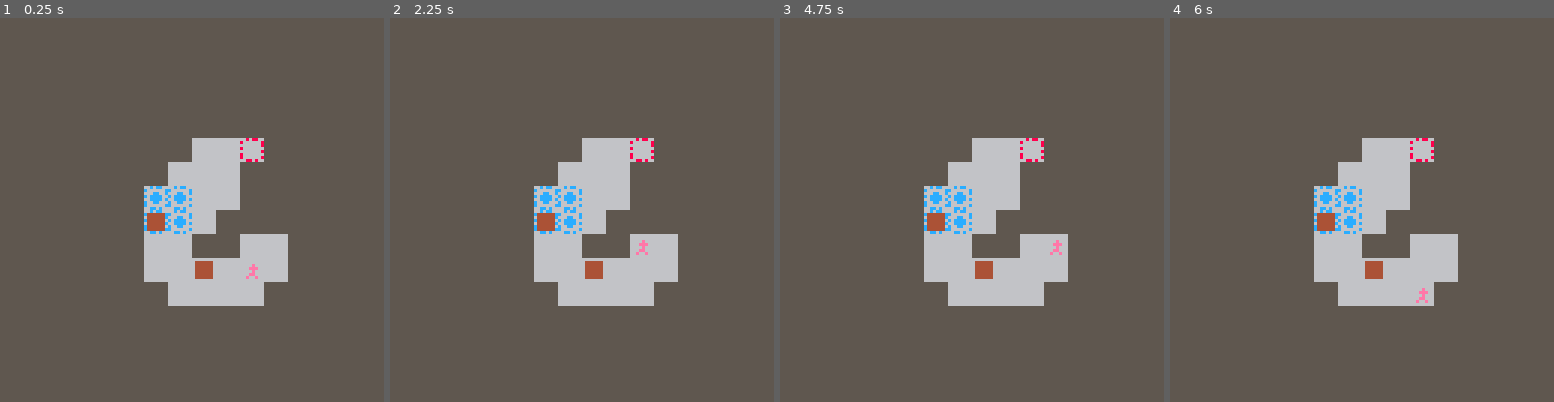
Above: before the commit, frames 1-4 (left to right).
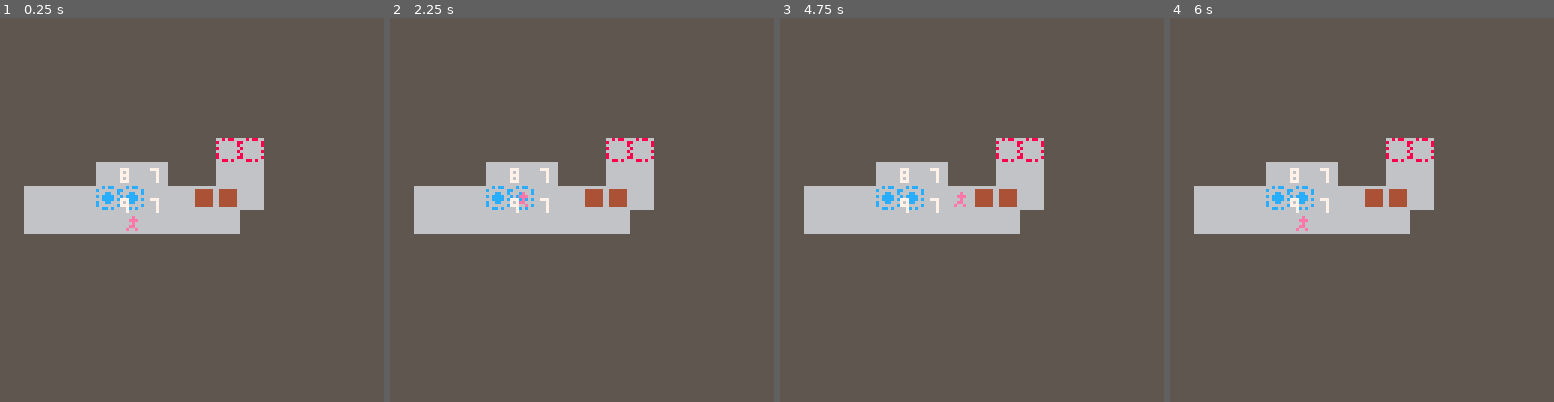
Above: after the commit, the same moments.

Repository: harryhartley/GMTKJam21
Game: PICO-8 cartridge jam.p8
Same seed, same stepped clock (60 frames per second), same inputs: the game is played once before the commit and once after it.
Inputs:
- Up to frame 1 (0.25 s): no input
- Up to frame 2 (2.25 s): tap X (X key) at 0.33, 1.07, 1.85 s; tap O (Z key) at 0.7, 1.7, 2.1 s; hold Right 1.6-2.1 s; hold Up from 2.15 s (still down)
- Up to frame 3 (4.75 s): release Up at 2.42 s; hold Right 2.47-3.03 s; tap O (Z key) every 0.4 s from 2.5 to 4.5 s; tap X (X key) at 2.97, 4.08 s; hold Left 3.08-3.58 s; hold Down 3.63-3.97 s; hold Right 4.02-4.68 s; hold Up from 4.73 s (still down)
- Up to frame 4 (6 s): tap O (Z key) at 4.9, 5.3, 5.7 s; release Up at 5.03 s; hold Left 5.08-5.68 s; tap X (X key) at 5.2 s; hold Down from 5.73 s (still down)

The runs differ from the first frame. In frame 1, 14% of the frame differs, in the area x 6-75%, y 31-75%; in frame 2, 14%; in frame 3, 14%; in frame 4, 14%.

Commit message:
fix bond pushing

Diff:
--- a/jam.p8
+++ b/jam.p8
@@ -5,8 +5,8 @@
 
 function _init()
 	t=0
-	nolevels=2
-	state=1
+	nolevels=3
+	state=2
 	dir={{-1,0},{1,0},{0,-1},{0,1}}
 	currentplayer={}
 	currentobjects={}
@@ -14,6 +14,7 @@
 	bonds={}
  l0={133,135,151}
  l1={170,134,168}
+ l2={133,120,121}
  loadlevel(state)
 end
 
@@ -81,6 +82,10 @@
 		 print(num,i*10,k*10,7)
 		end
 	end
+	for k,object in pairs(currentobjects) do
+		print(object.x,40,40+(10*k),7)
+		print(object.y,50,40+(10*k),7)
+	end
 end
 -->8
 --load
@@ -90,6 +95,8 @@
  	parseleveldata(l0)
  elseif level==1 then
  	parseleveldata(l1)
+ elseif level==2 then
+ 	parseleveldata(l2)
  else
  	parseleveldata({0,0})
  end
@@ -130,13 +137,9 @@
 	end
 end
 
-function moveobject(x,y,b)
-	for k,v in pairs(currentobjects) do
-	 if v.x==x and v.y==y then
-	  v.x=x+dir[b+1][1]
-	  v.y=y+dir[b+1][2]
-	 end
-	end
+function moveobject(id,b)
+	currentobjects[id].x+=dir[b+1][1]
+	currentobjects[id].y+=dir[b+1][2]
 end
 
 function checkwalls(x,y)
@@ -148,25 +151,26 @@
 
 function checkobjects(x,y,b)
 	if hasobject(x,y) then
-	 --
-	 currentid=getblockid(x,y)
-	 currentbond=getbond(currentid)
-	 --
-	 for k,id in pairs(currentbond) do
-	 	obj=currentobjects[id]
-	 	destx = obj.x+dir[b+1][1]
-		 desty = obj.y+dir[b+1][2]
-		 if hasobject(destx,desty) then
-		 	return false
+		--
+		currentid=getblockid(x,y)
+		currentbond=getbond(currentid)
+		--
+		for k,id in pairs(currentbond) do
+			obj=currentobjects[id]
+			destx = obj.x+dir[b+1][1]
+			desty = obj.y+dir[b+1][2]
+			if hasobject(destx,desty) then
+				if not isinbond(currentbond, getblockid(destx,desty)) then
+					return false
+				end
 			elseif not checkwalls(destx,desty) then
-			 return false
-			end
-	 end
-	 --
-	 for k,id in pairs(currentbond) do
-	 	obj=currentobjects[id]
-	 	moveobject(obj.x,obj.y,b)
-	 end
+				return false
+			end
+		end
+		--
+		for k,id in pairs(currentbond) do
+			moveobject(id,b)
+		end
 		--
 	end
 	return true
@@ -247,6 +251,15 @@
 		end
 	end
 	return {id}
+end
+
+function isinbond(bond, id)
+	for k,num in pairs(bond) do
+		if id==num then
+			return true
+		end
+	end
+	return false
 end
 
 function rewind()
@@ -347,22 +360,22 @@
 0001000300040408000000000000000000000000000000000000000000000000000000000000000000000000000000000000000000000000000000000000000000000000000000000000000000000000000000000000000000000000000000000000000000000000000000000000000000000000000000000000000000000000
 0000000000000000000000000000000000000000000000000000000000000000000000000000000000000000000000000000000000000000000000000000000000000000000000000000000000000000000000000000000000000000000000000000000000000000000000000000000000000000000000000000000000000000
 __map__
-0101010101010101010101010101010101010101010101010101010101010101000000000000000000000000000000000000000000000000000000000000000000000000000000000000000000000000000000000000000000000000000000000000000000000000000000000000000000000000000000000000000000000000
-0101010101010101010101010101010101010101010101010101010101010101000000000000000000000000000000000000000000000000000000000000000000000000000000000000000000000000000000000000000000000000000000000000000000000000000000000000000000000000000000000000000000000000
-0101010101010101010101010101010101010101010101010101010101010101000000000000000000000000000000000000000000000000000000000000000000000000000000000000000000000000000000000000000000000000000000000000000000000000000000000000000000000000000000000000000000000000
-0101010101010101010101010101010101010101010101010101010101010101000000000000000000000000000000000000000000000000000000000000000000000000000000000000000000000000000000000000000000000000000000000000000000000000000000000000000000000000000000000000000000000000
-0101010101010101010101010101010101010101010101010101010101010101000000000000000000000000000000000000000000000000000000000000000000000000000000000000000000000000000000000000000000000000000000000000000000000000000000000000000000000000000000000000000000000000
-0101010101010101010101010101010101010101010101010404050101010101000000000000000000000000000000000000000000000000000000000000000000000000000000000000000000000000000000000000000000000000000000000000000000000000000000000000000000000000000000000000000000000000
-0101010101010101010101010101010101010101010101040404010101010101000000000000000000000000000000000000000000000000000000000000000000000000000000000000000000000000000000000000000000000000000000000000000000000000000000000000000000000000000000000000000000000000
-0101040404040101010104040404040101010101010107070404010101010101000000000000000000000000000000000000000000000000000000000000000000000000000000000000000000000000000000000000000000000000000000000000000000000000000000000000000000000000000000000000000000000000
-0101040404040404040404040504040101010101010107070401010101010101000000000000000000000000000000000000000000000000000000000000000000000000000000000000000000000000000000000000000000000000000000000000000000000000000000000000000000000000000000000000000000000000
-0101040404040404040404040404040101010101010104040101040401010101000000000000000000000000000000000000000000000000000000000000000000000000000000000000000000000000000000000000000000000000000000000000000000000000000000000000000000000000000000000000000000000000
-0101040404040101010105040404040101010101010104040404040401010101000000000000000000000000000000000000000000000000000000000000000000000000000000000000000000000000000000000000000000000000000000000000000000000000000000000000000000000000000000000000000000000000
-0101010101010101010101010101010101010101010101040404040101010101000000000000000000000000000000000000000000000000000000000000000000000000000000000000000000000000000000000000000000000000000000000000000000000000000000000000000000000000000000000000000000000000
-0101010101010101010101010101010101010101010101010101010101010101000000000000000000000000000000000000000000000000000000000000000000000000000000000000000000000000000000000000000000000000000000000000000000000000000000000000000000000000000000000000000000000000
-0101010101010101010101010101010101010101010101010101010101010101000000000000000000000000000000000000000000000000000000000000000000000000000000000000000000000000000000000000000000000000000000000000000000000000000000000000000000000000000000000000000000000000
-0101010101010101010101010101010101010101010101010101010101010101000000000000000000000000000000000000000000000000000000000000000000000000000000000000000000000000000000000000000000000000000000000000000000000000000000000000000000000000000000000000000000000000
-0101010101010101010101010101010101010101010101010101010101010101000000000000000000000000000000000000000000000000000000000000000000000000000000000000000000000000000000000000000000000000000000000000000000000000000000000000000000000000000000000000000000000000
+0101010101010101010101010101010101010101010101010101010101010101010101010101010101010101010101010000000000000000000000000000000000000000000000000000000000000000000000000000000000000000000000000000000000000000000000000000000000000000000000000000000000000000
+0101010101010101010101010101010101010101010101010101010101010101010101010101010101010101010101010000000000000000000000000000000000000000000000000000000000000000000000000000000000000000000000000000000000000000000000000000000000000000000000000000000000000000
+0101010101010101010101010101010101010101010101010101010101010101010101010101010101010101010101010000000000000000000000000000000000000000000000000000000000000000000000000000000000000000000000000000000000000000000000000000000000000000000000000000000000000000
+0101010101010101010101010101010101010101010101010101010101010101010101010101010101010101010101010000000000000000000000000000000000000000000000000000000000000000000000000000000000000000000000000000000000000000000000000000000000000000000000000000000000000000
+0101010101010101010101010101010101010101010101010101010101010101010101010101010101010101010101010000000000000000000000000000000000000000000000000000000000000000000000000000000000000000000000000000000000000000000000000000000000000000000000000000000000000000
+0101010101010101010101010101010101010101010101010404050101010101010101010101010101050501010101010000000000000000000000000000000000000000000000000000000000000000000000000000000000000000000000000000000000000000000000000000000000000000000000000000000000000000
+0101010101010101010101010101010101010101010101040404010101010101010101010404040101040401010101010000000000000000000000000000000000000000000000000000000000000000000000000000000000000000000000000000000000000000000000000000000000000000000000000000000000000000
+0101040404040101010104040404040101010101010107070404010101010101010404040707040404040401010101010000000000000000000000000000000000000000000000000000000000000000000000000000000000000000000000000000000000000000000000000000000000000000000000000000000000000000
+0101040404040404040404040504040101010101010107070401010101010101010404040404040404040101010101010000000000000000000000000000000000000000000000000000000000000000000000000000000000000000000000000000000000000000000000000000000000000000000000000000000000000000
+0101040404040404040404040404040101010101010104040101040401010101010101010101010101010101010101010000000000000000000000000000000000000000000000000000000000000000000000000000000000000000000000000000000000000000000000000000000000000000000000000000000000000000
+0101040404040101010105040404040101010101010104040404040401010101010101010101010101010101010101010000000000000000000000000000000000000000000000000000000000000000000000000000000000000000000000000000000000000000000000000000000000000000000000000000000000000000
+0101010101010101010101010101010101010101010101040404040101010101010101010101010101010101010101010000000000000000000000000000000000000000000000000000000000000000000000000000000000000000000000000000000000000000000000000000000000000000000000000000000000000000
+0101010101010101010101010101010101010101010101010101010101010101010101010101010101010101010101010000000000000000000000000000000000000000000000000000000000000000000000000000000000000000000000000000000000000000000000000000000000000000000000000000000000000000
+0101010101010101010101010101010101010101010101010101010101010101010101010101010101010101010101010000000000000000000000000000000000000000000000000000000000000000000000000000000000000000000000000000000000000000000000000000000000000000000000000000000000000000
+0101010101010101010101010101010101010101010101010101010101010101010101010101010101010101010101010000000000000000000000000000000000000000000000000000000000000000000000000000000000000000000000000000000000000000000000000000000000000000000000000000000000000000
+0101010101010101010101010101010101010101010101010101010101010101010101010101010101010101010101010000000000000000000000000000000000000000000000000000000000000000000000000000000000000000000000000000000000000000000000000000000000000000000000000000000000000000
 0000000000000000000000000000000000000000000000000000000000000000000000000000000000000000000000000000000000000000000000000000000000000000000000000000000000000000000000000000000000000000000000000000000000000000000000000000000000000000000000000000000000000000
 0000000000000000000000000000000000000000000000000000000000000000000000000000000000000000000000000000000000000000000000000000000000000000000000000000000000000000000000000000000000000000000000000000000000000000000000000000000000000000000000000000000000000000
 0000000000000000000000000000000000000000000000000000000000000000000000000000000000000000000000000000000000000000000000000000000000000000000000000000000000000000000000000000000000000000000000000000000000000000000000000000000000000000000000000000000000000000
